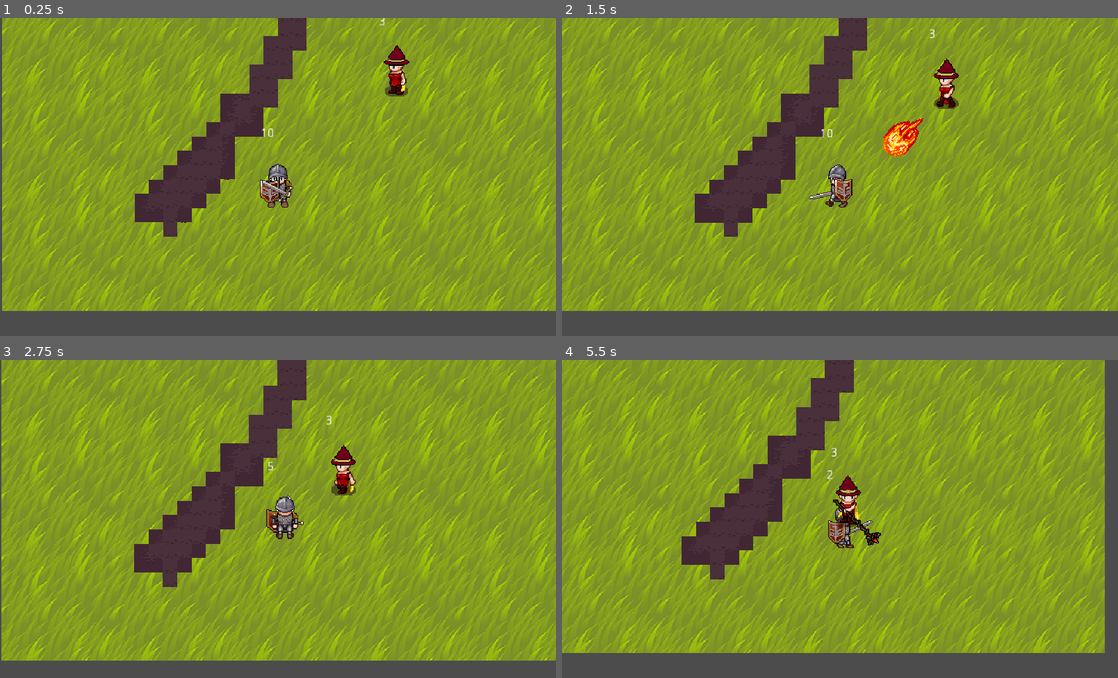
Above: before the commit, frames 1-4 (two rows, left to right).
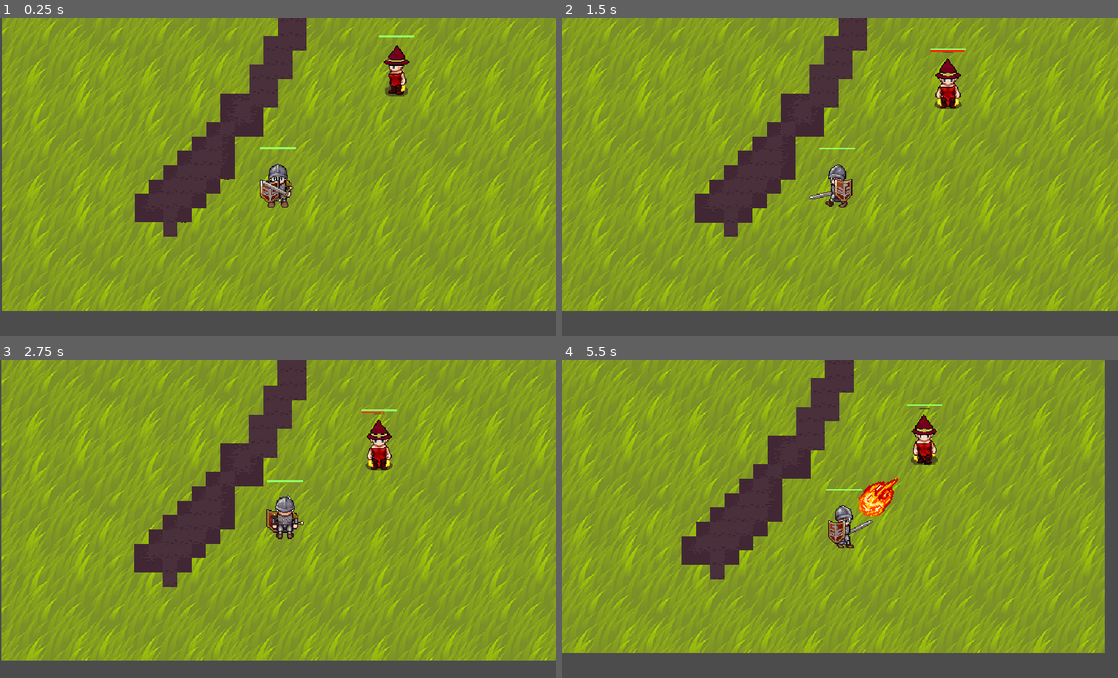
Above: after the commit, the same moments.

Repository: BlommaertsEdwin/DungeonDelver
Game: Godot game, scene res://DungeonMap.tscn
The game is run twice, just before and just after one commit, with the same random seed, the same clock (stepped at 60 frames per second) and the same inputs.
Inputs (mouse positions are in pixels of both pictures, inside the frame that each line leads up to):
- Up to frame 1 (0.25 s): no input
- Up to frame 2 (1.5 s): tap Enter at 0.5 s; move the mouse to (962, 164) at 0.52 s; hold Right mouse button (attack) 0.53-1.28 s; click (962, 164) at 0.8 s; move the mouse to (728, 196) at 1.27 s; click (728, 196) at 1.35 s
- Up to frame 3 (2.75 s): right-click (166, 538) at 1.55 s; move the mouse to (333, 449) at 2.02 s; hold Right mouse button (attack) from 2.03 s (still down); click (333, 449) at 2.3 s
- Up to frame 4 (5.5 s): move the mouse to (812, 585) at 2.77 s; release Right mouse button (attack) at 2.78 s; click (812, 585) at 2.85 s; right-click (812, 585) at 3.05 s; move the mouse to (1006, 569) at 3.52 s; hold Right mouse button (attack) 3.53-4.28 s; click (1006, 569) at 3.8 s; move the mouse to (673, 474) at 4.27 s; click (673, 474) at 4.35 s; right-click (673, 474) at 4.55 s; move the mouse to (867, 522) at 5.02 s; hold Right mouse button (attack) from 5.03 s (still down); click (867, 522) at 5.3 s

The runs differ from the first frame. In frame 1, 0.1% of the frame differs, in the area x 46-75%, y 0-42%; in frame 2, 1.0%; in frame 3, 1.1%; in frame 4, 1.8%, in the area x 47-69%, y 13-59%.

Commit message:
Adds and repositions bars
- Adds castbar
- Adds healthbar
- Reposition health - cast bar
- Stop wizard attacking when player is dead

Diff:
--- /dev/null
+++ b/CastBar.gd
@@ -0,0 +1,8 @@
+extends Node2D
+signal cast_finished
+
+
+func _on_CastBarLine_trigger_cast():
+	print("cast finished")
+	emit_signal("cast_finished")
+	queue_free()
--- /dev/null
+++ b/CastBar.tscn
@@ -0,0 +1,21 @@
+[gd_scene load_steps=3 format=2]
+
+[ext_resource path="res://CastBarLine.gd" type="Script" id=1]
+[ext_resource path="res://CastBar.gd" type="Script" id=2]
+
+[node name="CastBar" type="Node2D"]
+script = ExtResource( 2 )
+
+[node name="CastBarLine" type="Line2D" parent="."]
+position = Vector2( -20, -33 )
+points = PoolVector2Array( 0, 0, 40, 0 )
+width = 2.0
+default_color = Color( 0.952941, 0.168627, 0.0862745, 1 )
+script = ExtResource( 1 )
+
+[node name="Timer" type="Timer" parent="CastBarLine"]
+wait_time = 0.1
+autostart = true
+
+[connection signal="trigger_cast" from="CastBarLine" to="." method="_on_CastBarLine_trigger_cast"]
+[connection signal="timeout" from="CastBarLine/Timer" to="CastBarLine" method="_on_Timer_timeout"]
--- /dev/null
+++ b/CastBarLine.gd
@@ -0,0 +1,13 @@
+extends Line2D
+signal trigger_cast
+
+func _decrease():
+	points[1].x -= 1
+
+func fire():
+	return points[1].x == 0
+
+func _on_Timer_timeout():
+	_decrease()
+	if fire():
+		emit_signal("trigger_cast")
--- a/Enemies/AttackZone.gd
+++ b/Enemies/AttackZone.gd
@@ -19,8 +19,12 @@
 func can_attack_player():
 	return can_attack
 
-func _on_AttackZone_body_entered(_body):
+func _on_AttackZone_body_entered(body):
 	can_attack = true
 
 func _on_AttackZone_body_exited(_body):
 	can_attack = false
+
+
+func _on_StaffHitBox_target_dead():
+	can_attack = false
--- a/Enemies/FemaleWizard/Enemy.gd
+++ b/Enemies/FemaleWizard/Enemy.gd
@@ -20,18 +20,22 @@
 onready var animation_state = animation_tree.get("parameters/playback")
 onready var wander_controller = $WanderController
 const fireball = preload("res://Enemies/FireBall.tscn")
+var castbar = preload("res://CastBar.tscn")
 onready var spawn_position = $SpawnPosition
 var fireball_item = null
+var castbarInstance = null
+var cast_finished = false
 var can_cast = true
+onready var healthBar = $Healthbar
 
 
 
 func _ready():
-	health_label.text = str(stats.max_health)
 	animation_tree.active = true
 
 func _take_damage(damage):
 	stats.take_damage(damage)
+	healthBar.reduce_healthbar(stats.max_health, damage)
 
 func _on_HurtBox_area_entered(area):
 	_take_damage(area.damage)
@@ -89,23 +93,20 @@
 
 		RANGE_ATTACK:
 			velocity = velocity.move_toward(Vector2.ZERO, FRICTION * delta)
-			animation_state.travel("ATTACK")
-			var fireball_cast = _spawn_fireball()
-			if fireball_cast:
+			animation_state.travel("IDLE")
+			start_cast()
+			if cast_finished:
 				state = CHASE
-
-
-
 
 	velocity = move_and_slide(velocity)
 
 func seek_player():
 	if player_detection_zone.can_see_player():
-		state = RANGE_ATTACK
 		var random = rand_range(1,10)
 		if random <= 5:
+			state = CHASE
 			can_cast = true
-			state = CHASE
+			cast_finished = false
 		else:
 			state = RANGE_ATTACK
 
@@ -114,16 +115,23 @@
 	state_list.shuffle()
 	return state_list.pop_front()
 
+func start_cast():
+
+	if castbarInstance == null and can_cast:
+		castbarInstance = castbar.instance()
+		castbarInstance.connect("cast_finished", self, "_spawn_fireball")
+		add_child(castbarInstance)
+
 func _spawn_fireball():
-	if fireball_item == null and can_cast:
+	if fireball_item == null:
 		fireball_item = fireball.instance()
-		fireball_item.rotation = get_angle_to(player_detection_zone.player.global_position)
-		print(fireball_item.rotation)
-#		var temp = global_transform
-		var scene = get_tree().current_scene
-		get_parent().remove_child(self)
-		scene.add_child(self)
-		spawn_position.add_child(fireball_item)
+		if player_detection_zone.player:
+			fireball_item.rotation = get_angle_to(player_detection_zone.player.global_position)
+			var scene = get_tree().current_scene
+			get_parent().remove_child(self)
+			scene.add_child(self)
+			spawn_position.add_child(fireball_item)
+		fireball_item = null
+		cast_finished = true
+		castbarInstance = null
 		can_cast = false
-		fireball_item = null
-		return true
--- a/Enemies/FemaleWizard/Enemy.tscn
+++ b/Enemies/FemaleWizard/Enemy.tscn
@@ -5,11 +5,11 @@
 [ext_resource path="res://HitHurtBoxes/HurtBox.tscn" type="PackedScene" id=3]
 [ext_resource path="res://Enemies/FemaleWizard/Enemy.gd" type="Script" id=4]
 [ext_resource path="res://Stats.tscn" type="PackedScene" id=5]
-[ext_resource path="res://Enemies/FemaleWizard/Label.gd" type="Script" id=6]
 [ext_resource path="res://Enemies/PlayerDetectionZone.tscn" type="PackedScene" id=7]
 [ext_resource path="res://Enemies/AttackZone.gd" type="Script" id=8]
 [ext_resource path="res://Enemies/WanderController.tscn" type="PackedScene" id=9]
 [ext_resource path="res://Enemies/WanderController.gd" type="Script" id=10]
+[ext_resource path="res://Healthbar.tscn" type="PackedScene" id=11]
 
 [sub_resource type="Animation" id=1]
 length = 0.55
@@ -962,16 +962,6 @@
 [node name="Stats" parent="." instance=ExtResource( 5 )]
 max_health = 3
 
-[node name="Label" type="Label" parent="."]
-margin_left = -19.8214
-margin_top = -57.5765
-margin_right = 20.1786
-margin_bottom = -43.5765
-script = ExtResource( 6 )
-__meta__ = {
-"_edit_use_anchors_": false
-}
-
 [node name="HitBoxPosition" type="Position2D" parent="."]
 position = Vector2( 0, 6 )
 
@@ -1006,9 +996,12 @@
 one_shot = true
 autostart = true
 
+[node name="Healthbar" parent="." instance=ExtResource( 11 )]
+
 [connection signal="area_entered" from="HurtBox" to="." method="_on_HurtBox_area_entered"]
-[connection signal="health_changed" from="Stats" to="Label" method="_on_Stats_health_changed"]
 [connection signal="no_health" from="Stats" to="." method="_on_Stats_no_health"]
+[connection signal="target_dead" from="HitBoxPosition/StaffHitBox" to="PlayerDetectionZone" method="_on_StaffHitBox_target_dead"]
+[connection signal="target_dead" from="HitBoxPosition/StaffHitBox" to="AttackZone" method="_on_StaffHitBox_target_dead"]
 [connection signal="body_entered" from="AttackZone" to="AttackZone" method="_on_AttackZone_body_entered"]
 [connection signal="body_exited" from="AttackZone" to="AttackZone" method="_on_AttackZone_body_exited"]
 [connection signal="timeout" from="WanderController/Timer" to="WanderController" method="_on_Timer_timeout"]
--- a/Enemies/PlayerDetectionZone.gd
+++ b/Enemies/PlayerDetectionZone.gd
@@ -9,3 +9,6 @@
 
 func _on_PlayerDetectionZone_body_exited(_body):
 	player = null
+
+func _on_StaffHitBox_target_dead():
+	player = null
--- /dev/null
+++ b/Healthbar.gd
@@ -0,0 +1,18 @@
+extends Node2D
+const bar_length = 50
+onready var line = $Line2D
+
+
+# Declare member variables here. Examples:
+# var a = 2
+# var b = "text"
+
+
+# Called when the node enters the scene tree for the first time.
+func _ready():
+	pass
+
+func reduce_healthbar(max_health, damage):
+	var health_portion = float(damage)/float(max_health)
+	var damage_health = bar_length*health_portion
+	line.points[1].x -= damage_health
--- /dev/null
+++ b/Healthbar.tscn
@@ -0,0 +1,12 @@
+[gd_scene load_steps=2 format=2]
+
+[ext_resource path="res://Healthbar.gd" type="Script" id=1]
+
+[node name="Healthbar" type="Node2D"]
+script = ExtResource( 1 )
+
+[node name="Line2D" type="Line2D" parent="."]
+position = Vector2( -20, -35 )
+points = PoolVector2Array( 0, 0, 40, 0 )
+width = 2.0
+default_color = Color( 0.588235, 1, 0.4, 1 )
--- a/HitHurtBoxes/HitBox.gd
+++ b/HitHurtBoxes/HitBox.gd
@@ -1,11 +1,18 @@
 extends Area2D
 
 export var damage = 1
+signal target_dead
 
 
 # Declare member variables here. Examples:
 # var a = 2
 # var b = "text"
+
+func player_dead():
+	emit_signal("target_dead")
+
+
+#	playerDetectionZone.player = null
 
 
 # Called when the node enters the scene tree for the first time.
--- a/Player/Hero.gd
+++ b/Player/Hero.gd
@@ -20,20 +20,20 @@
 onready var animation_tree = $AnimationTree
 onready var animation_state = animation_tree.get("parameters/playback")
 onready var label = $Label
-var stats = PlayerStats
+onready var stats = PlayerStats
+onready var healthBar = $Healthbar
 
 func _ready():
 	stats.connect("no_health", self, "player_death")
 	stats.connect("health_changed", self, "health_changed")
 	animation_tree.active = true
-	$Label.text = str(PlayerStats.max_health)
 
 # IMPUT
 func _unhandled_input(event):
 	if event.is_action_pressed("move"):
 		moving = true
 		destination = get_global_mouse_position()
-	if event.is_action_pressed("attack"):
+	if event.is_action_pressed("attack") and state != DEAD:
 		state = ATTACK
 
 
@@ -45,6 +45,7 @@
 			AttackLoop(delta)
 		DEAD:
 			DeadLoop(delta)
+
 # MOVEMENT
 func MovementLoop(delta):
 	if moving == false:
@@ -66,13 +67,15 @@
 		moving = false
 
 func AttackLoop(_delta):
-#	movement = Vector2.ZERO
 	speed = 0
 	animation_state.travel("ATTACK")
 
 func DeadLoop(_delta):
 	speed = 0
 	animation_state.travel("DEATH")
+
+
+
 #	queue_free()
 
 func AttackAnimationFinished():
@@ -80,14 +83,14 @@
 
 func _on_HurtBox_area_entered(area):
 	stats.take_damage(area.damage)
+	healthBar.reduce_healthbar(stats.max_health, area.damage)
+	if stats.current_health <= 0:
+		area.player_dead()
 
 func _on_HurtBox_body_entered(body):
 	stats.take_damage(body.damage)
+	healthBar.reduce_healthbar(stats.max_health, body.damage)
 	body.queue_free()
 
 func player_death():
 	state = DEAD
-
-
-func health_changed(health):
-	label.text = str(health)
--- a/Player/Hero.tscn
+++ b/Player/Hero.tscn
@@ -5,7 +5,7 @@
 [ext_resource path="res://HitHurtBoxes/HitBox.tscn" type="PackedScene" id=3]
 [ext_resource path="res://HitHurtBoxes/HurtBox.tscn" type="PackedScene" id=4]
 [ext_resource path="res://Player/SwordHitBox.gd" type="Script" id=5]
-[ext_resource path="res://Player/Label.gd" type="Script" id=6]
+[ext_resource path="res://Healthbar.tscn" type="PackedScene" id=7]
 
 [sub_resource type="Animation" id=1]
 length = 0.55
@@ -84,6 +84,84 @@
 "update": 0,
 "values": [ 90.0 ]
 }
+
+[sub_resource type="Animation" id=2]
+length = 0.55
+step = 0.05
+tracks/0/type = "method"
+tracks/0/path = NodePath(".")
+tracks/0/interp = 1
+tracks/0/loop_wrap = true
+tracks/0/imported = false
+tracks/0/enabled = true
+tracks/0/keys = {
+"times": PoolRealArray( 0.55 ),
+"transitions": PoolRealArray( 1 ),
+"values": [ {
+"args": [  ],
+"method": "AttackAnimationFinished"
+} ]
+}
+tracks/1/type = "value"
+tracks/1/path = NodePath("Sprite:region_rect")
+tracks/1/interp = 1
+tracks/1/loop_wrap = true
+tracks/1/imported = false
+tracks/1/enabled = true
+tracks/1/keys = {
+"times": PoolRealArray( 0 ),
+"transitions": PoolRealArray( 1 ),
+"update": 0,
+"values": [ Rect2( 0, 1344, 1152, 768 ) ]
+}
+tracks/2/type = "value"
+tracks/2/path = NodePath("Sprite:hframes")
+tracks/2/interp = 1
+tracks/2/loop_wrap = true
+tracks/2/imported = false
+tracks/2/enabled = true
+tracks/2/keys = {
+"times": PoolRealArray( 0 ),
+"transitions": PoolRealArray( 1 ),
+"update": 1,
+"values": [ 6 ]
+}
+tracks/3/type = "value"
+tracks/3/path = NodePath("Sprite:vframes")
+tracks/3/interp = 1
+tracks/3/loop_wrap = true
+tracks/3/imported = false
+tracks/3/enabled = true
+tracks/3/keys = {
+"times": PoolRealArray( 0 ),
+"transitions": PoolRealArray( 1 ),
+"update": 1,
+"values": [ 4 ]
+}
+tracks/4/type = "value"
+tracks/4/path = NodePath("Sprite:frame")
+tracks/4/interp = 1
+tracks/4/loop_wrap = true
+tracks/4/imported = false
+tracks/4/enabled = true
+tracks/4/keys = {
+"times": PoolRealArray( 0, 0.1, 0.2, 0.3, 0.4, 0.5 ),
+"transitions": PoolRealArray( 1, 1, 1, 1, 1, 1 ),
+"update": 1,
+"values": [ 6, 7, 8, 9, 10, 11 ]
+}
+tracks/5/type = "value"
+tracks/5/path = NodePath("HitBoxPivot:rotation_degrees")
+tracks/5/interp = 1
+tracks/5/loop_wrap = true
+tracks/5/imported = false
+tracks/5/enabled = true
+tracks/5/keys = {
+"times": PoolRealArray( 0 ),
+"transitions": PoolRealArray( 1 ),
+"update": 0,
+"values": [ 180.0 ]
+}
 tracks/6/type = "value"
 tracks/6/path = NodePath("HitBoxPivot/SwordHitBox/CollisionShape2D:disabled")
 tracks/6/interp = 1
@@ -97,8 +175,9 @@
 "values": [ false, true ]
 }
 
-[sub_resource type="Animation" id=2]
+[sub_resource type="Animation" id=3]
 length = 0.55
+loop = true
 step = 0.05
 tracks/0/type = "method"
 tracks/0/path = NodePath(".")
@@ -160,7 +239,7 @@
 "times": PoolRealArray( 0, 0.1, 0.2, 0.3, 0.4, 0.5 ),
 "transitions": PoolRealArray( 1, 1, 1, 1, 1, 1 ),
 "update": 1,
-"values": [ 6, 7, 8, 9, 10, 11 ]
+"values": [ 18, 19, 20, 21, 22, 23 ]
 }
 tracks/5/type = "value"
 tracks/5/path = NodePath("HitBoxPivot:rotation_degrees")
@@ -172,7 +251,7 @@
 "times": PoolRealArray( 0 ),
 "transitions": PoolRealArray( 1 ),
 "update": 0,
-"values": [ 180.0 ]
+"values": [ 0.0 ]
 }
 tracks/6/type = "value"
 tracks/6/path = NodePath("HitBoxPivot/SwordHitBox/CollisionShape2D:disabled")
@@ -187,10 +266,8 @@
 "values": [ false, true ]
 }
 
-[sub_resource type="Animation" id=3]
-length = 0.55
-loop = true
-step = 0.05
+[sub_resource type="Animation" id=4]
+length = 0.6
 tracks/0/type = "method"
 tracks/0/path = NodePath(".")
 tracks/0/interp = 1
@@ -198,7 +275,7 @@
 tracks/0/imported = false
 tracks/0/enabled = true
 tracks/0/keys = {
-"times": PoolRealArray( 0.55 ),
+"times": PoolRealArray( 0.6 ),
 "transitions": PoolRealArray( 1 ),
 "values": [ {
 "args": [  ],
@@ -251,95 +328,6 @@
 "times": PoolRealArray( 0, 0.1, 0.2, 0.3, 0.4, 0.5 ),
 "transitions": PoolRealArray( 1, 1, 1, 1, 1, 1 ),
 "update": 1,
-"values": [ 18, 19, 20, 21, 22, 23 ]
-}
-tracks/5/type = "value"
-tracks/5/path = NodePath("HitBoxPivot:rotation_degrees")
-tracks/5/interp = 1
-tracks/5/loop_wrap = true
-tracks/5/imported = false
-tracks/5/enabled = true
-tracks/5/keys = {
-"times": PoolRealArray( 0 ),
-"transitions": PoolRealArray( 1 ),
-"update": 0,
-"values": [ 0.0 ]
-}
-tracks/6/type = "value"
-tracks/6/path = NodePath("HitBoxPivot/SwordHitBox/CollisionShape2D:disabled")
-tracks/6/interp = 1
-tracks/6/loop_wrap = true
-tracks/6/imported = false
-tracks/6/enabled = true
-tracks/6/keys = {
-"times": PoolRealArray( 0.3, 0.55 ),
-"transitions": PoolRealArray( 1, 1 ),
-"update": 1,
-"values": [ false, true ]
-}
-
-[sub_resource type="Animation" id=4]
-length = 0.6
-tracks/0/type = "method"
-tracks/0/path = NodePath(".")
-tracks/0/interp = 1
-tracks/0/loop_wrap = true
-tracks/0/imported = false
-tracks/0/enabled = true
-tracks/0/keys = {
-"times": PoolRealArray( 0.6 ),
-"transitions": PoolRealArray( 1 ),
-"values": [ {
-"args": [  ],
-"method": "AttackAnimationFinished"
-} ]
-}
-tracks/1/type = "value"
-tracks/1/path = NodePath("Sprite:region_rect")
-tracks/1/interp = 1
-tracks/1/loop_wrap = true
-tracks/1/imported = false
-tracks/1/enabled = true
-tracks/1/keys = {
-"times": PoolRealArray( 0 ),
-"transitions": PoolRealArray( 1 ),
-"update": 0,
-"values": [ Rect2( 0, 1344, 1152, 768 ) ]
-}
-tracks/2/type = "value"
-tracks/2/path = NodePath("Sprite:hframes")
-tracks/2/interp = 1
-tracks/2/loop_wrap = true
-tracks/2/imported = false
-tracks/2/enabled = true
-tracks/2/keys = {
-"times": PoolRealArray( 0 ),
-"transitions": PoolRealArray( 1 ),
-"update": 1,
-"values": [ 6 ]
-}
-tracks/3/type = "value"
-tracks/3/path = NodePath("Sprite:vframes")
-tracks/3/interp = 1
-tracks/3/loop_wrap = true
-tracks/3/imported = false
-tracks/3/enabled = true
-tracks/3/keys = {
-"times": PoolRealArray( 0 ),
-"transitions": PoolRealArray( 1 ),
-"update": 1,
-"values": [ 4 ]
-}
-tracks/4/type = "value"
-tracks/4/path = NodePath("Sprite:frame")
-tracks/4/interp = 1
-tracks/4/loop_wrap = true
-tracks/4/imported = false
-tracks/4/enabled = true
-tracks/4/keys = {
-"times": PoolRealArray( 0, 0.1, 0.2, 0.3, 0.4, 0.5 ),
-"transitions": PoolRealArray( 1, 1, 1, 1, 1, 1 ),
-"update": 1,
 "values": [ 0, 1, 2, 3, 4, 5 ]
 }
 tracks/5/type = "value"
@@ -369,7 +357,7 @@
 
 [sub_resource type="Animation" id=5]
 resource_name = "Death"
-length = 0.6
+length = 0.5
 tracks/0/type = "value"
 tracks/0/path = NodePath("Sprite:frame")
 tracks/0/interp = 1
@@ -868,112 +856,112 @@
 max_space = Vector2( 1, 1.1 )
 blend_mode = 1
 
-[sub_resource type="AnimationNodeAnimation" id=42]
+[sub_resource type="AnimationNodeAnimation" id=21]
 animation = "Death"
 
-[sub_resource type="AnimationNodeAnimation" id=43]
+[sub_resource type="AnimationNodeAnimation" id=22]
 animation = "Death"
 
-[sub_resource type="AnimationNodeAnimation" id=44]
+[sub_resource type="AnimationNodeAnimation" id=23]
 animation = "Death"
 
-[sub_resource type="AnimationNodeAnimation" id=45]
+[sub_resource type="AnimationNodeAnimation" id=24]
 animation = "Death"
 
-[sub_resource type="AnimationNodeAnimation" id=46]
+[sub_resource type="AnimationNodeAnimation" id=25]
 animation = "Death"
 
-[sub_resource type="AnimationNodeBlendSpace2D" id=41]
-blend_point_0/node = SubResource( 42 )
-blend_point_0/pos = Vector2( -1, 0 )
-blend_point_1/node = SubResource( 43 )
-blend_point_1/pos = Vector2( 0, 1 )
-blend_point_2/node = SubResource( 44 )
-blend_point_2/pos = Vector2( 1, 0 )
-blend_point_3/node = SubResource( 45 )
-blend_point_3/pos = Vector2( 0, -1 )
-blend_point_4/node = SubResource( 46 )
-blend_point_4/pos = Vector2( -1, 0 )
-
-[sub_resource type="AnimationNodeAnimation" id=21]
-animation = "IdleLeft"
-
-[sub_resource type="AnimationNodeAnimation" id=22]
-animation = "IdleDown"
-
-[sub_resource type="AnimationNodeAnimation" id=23]
-animation = "IdleRight"
-
-[sub_resource type="AnimationNodeAnimation" id=24]
-animation = "IdleUp"
-
-[sub_resource type="AnimationNodeBlendSpace2D" id=25]
+[sub_resource type="AnimationNodeBlendSpace2D" id=26]
 blend_point_0/node = SubResource( 21 )
 blend_point_0/pos = Vector2( -1, 0 )
 blend_point_1/node = SubResource( 22 )
-blend_point_1/pos = Vector2( 0, 1.1 )
+blend_point_1/pos = Vector2( 0, 1 )
 blend_point_2/node = SubResource( 23 )
 blend_point_2/pos = Vector2( 1, 0 )
 blend_point_3/node = SubResource( 24 )
+blend_point_3/pos = Vector2( 0, -1 )
+blend_point_4/node = SubResource( 25 )
+blend_point_4/pos = Vector2( -1, 0 )
+
+[sub_resource type="AnimationNodeAnimation" id=27]
+animation = "IdleLeft"
+
+[sub_resource type="AnimationNodeAnimation" id=28]
+animation = "IdleDown"
+
+[sub_resource type="AnimationNodeAnimation" id=29]
+animation = "IdleRight"
+
+[sub_resource type="AnimationNodeAnimation" id=30]
+animation = "IdleUp"
+
+[sub_resource type="AnimationNodeBlendSpace2D" id=31]
+blend_point_0/node = SubResource( 27 )
+blend_point_0/pos = Vector2( -1, 0 )
+blend_point_1/node = SubResource( 28 )
+blend_point_1/pos = Vector2( 0, 1.1 )
+blend_point_2/node = SubResource( 29 )
+blend_point_2/pos = Vector2( 1, 0 )
+blend_point_3/node = SubResource( 30 )
 blend_point_3/pos = Vector2( 0, -1.1 )
 min_space = Vector2( -1, -1.1 )
 max_space = Vector2( 1, 1.1 )
 blend_mode = 1
 
-[sub_resource type="AnimationNodeAnimation" id=26]
+[sub_resource type="AnimationNodeAnimation" id=32]
 animation = "WalkLeft"
 
-[sub_resource type="AnimationNodeAnimation" id=27]
+[sub_resource type="AnimationNodeAnimation" id=33]
 animation = "WalkDown"
 
-[sub_resource type="AnimationNodeAnimation" id=28]
+[sub_resource type="AnimationNodeAnimation" id=34]
 animation = "WalkRight"
 
-[sub_resource type="AnimationNodeAnimation" id=29]
+[sub_resource type="AnimationNodeAnimation" id=35]
 animation = "WalkUp"
 
-[sub_resource type="AnimationNodeBlendSpace2D" id=30]
-blend_point_0/node = SubResource( 26 )
+[sub_resource type="AnimationNodeBlendSpace2D" id=36]
+blend_point_0/node = SubResource( 32 )
 blend_point_0/pos = Vector2( -1, 0 )
-blend_point_1/node = SubResource( 27 )
+blend_point_1/node = SubResource( 33 )
 blend_point_1/pos = Vector2( 0, 1.1 )
-blend_point_2/node = SubResource( 28 )
+blend_point_2/node = SubResource( 34 )
 blend_point_2/pos = Vector2( 1, 0 )
-blend_point_3/node = SubResource( 29 )
+blend_point_3/node = SubResource( 35 )
 blend_point_3/pos = Vector2( 0, -1.1 )
 min_space = Vector2( -1, -1.1 )
 max_space = Vector2( 1, 1.1 )
 snap = Vector2( 0.01, 0.01 )
 blend_mode = 1
 
-[sub_resource type="AnimationNodeStateMachineTransition" id=31]
-
-[sub_resource type="AnimationNodeStateMachineTransition" id=32]
-
-[sub_resource type="AnimationNodeStateMachineTransition" id=33]
-
-[sub_resource type="AnimationNodeStateMachineTransition" id=34]
-
-[sub_resource type="AnimationNodeStateMachineTransition" id=47]
-
-[sub_resource type="AnimationNodeStateMachine" id=35]
+[sub_resource type="AnimationNodeStateMachineTransition" id=37]
+
+[sub_resource type="AnimationNodeStateMachineTransition" id=38]
+
+[sub_resource type="AnimationNodeStateMachineTransition" id=39]
+
+[sub_resource type="AnimationNodeStateMachineTransition" id=40]
+
+[sub_resource type="AnimationNodeStateMachineTransition" id=41]
+
+[sub_resource type="AnimationNodeStateMachine" id=42]
 states/ATTACK/node = SubResource( 20 )
 states/ATTACK/position = Vector2( 197, 172 )
-states/DEATH/node = SubResource( 41 )
+states/DEATH/node = SubResource( 26 )
 states/DEATH/position = Vector2( 197, -37.2408 )
-states/IDLE/node = SubResource( 25 )
+states/IDLE/node = SubResource( 31 )
 states/IDLE/position = Vector2( 197, 83 )
-states/WALK/node = SubResource( 30 )
+states/WALK/node = SubResource( 36 )
 states/WALK/position = Vector2( 427, 83 )
-transitions = [ "IDLE", "WALK", SubResource( 31 ), "WALK", "IDLE", SubResource( 32 ), "IDLE", "ATTACK", SubResource( 33 ), "ATTACK", "IDLE", SubResource( 34 ), "IDLE", "DEATH", SubResource( 47 ) ]
+transitions = [ "IDLE", "WALK", SubResource( 37 ), "WALK", "IDLE", SubResource( 38 ), "IDLE", "ATTACK", SubResource( 39 ), "ATTACK", "IDLE", SubResource( 40 ), "IDLE", "DEATH", SubResource( 41 ) ]
 start_node = "IDLE"
 graph_offset = Vector2( 0, -60.4584 )
 
-[sub_resource type="AnimationNodeStateMachinePlayback" id=36]
-
-[sub_resource type="AnimationNodeStateMachinePlayback" id=37]
-
-[sub_resource type="CapsuleShape2D" id=38]
+[sub_resource type="AnimationNodeStateMachinePlayback" id=43]
+
+[sub_resource type="AnimationNodeStateMachinePlayback" id=44]
+
+[sub_resource type="CapsuleShape2D" id=45]
 radius = 30.0
 height = 0.0
 
@@ -1036,18 +1024,10 @@
 
 [node name="CollisionShape2D" parent="HitBoxPivot/SwordHitBox" index="0"]
 position = Vector2( 34.5, 0 )
-shape = SubResource( 38 )
+shape = SubResource( 45 )
 disabled = true
 
-[node name="Label" type="Label" parent="."]
-margin_left = -19.8214
-margin_top = -57.5765
-margin_right = 20.1786
-margin_bottom = -43.5765
-script = ExtResource( 6 )
-__meta__ = {
-"_edit_use_anchors_": false
-}
+[node name="Healthbar" parent="." instance=ExtResource( 7 )]
 
 [connection signal="area_entered" from="HurtBox" to="." method="_on_HurtBox_area_entered"]
 [connection signal="body_entered" from="HurtBox" to="." method="_on_HurtBox_body_entered"]
--- a/Player/PlayerStats.tscn
+++ b/Player/PlayerStats.tscn
@@ -3,4 +3,3 @@
 [ext_resource path="res://Stats.tscn" type="PackedScene" id=1]
 
 [node name="PlayerStats" instance=ExtResource( 1 )]
-max_health = 10
--- a/Stats.gd
+++ b/Stats.gd
@@ -1,6 +1,6 @@
 extends Node
 
-export var max_health = 1
+export var max_health = 10
 onready var current_health = max_health setget take_damage, get_current_health
 signal no_health
 signal health_changed(health)
Not shown: 1 places in Player/Hero.tscn that only renumber resources
